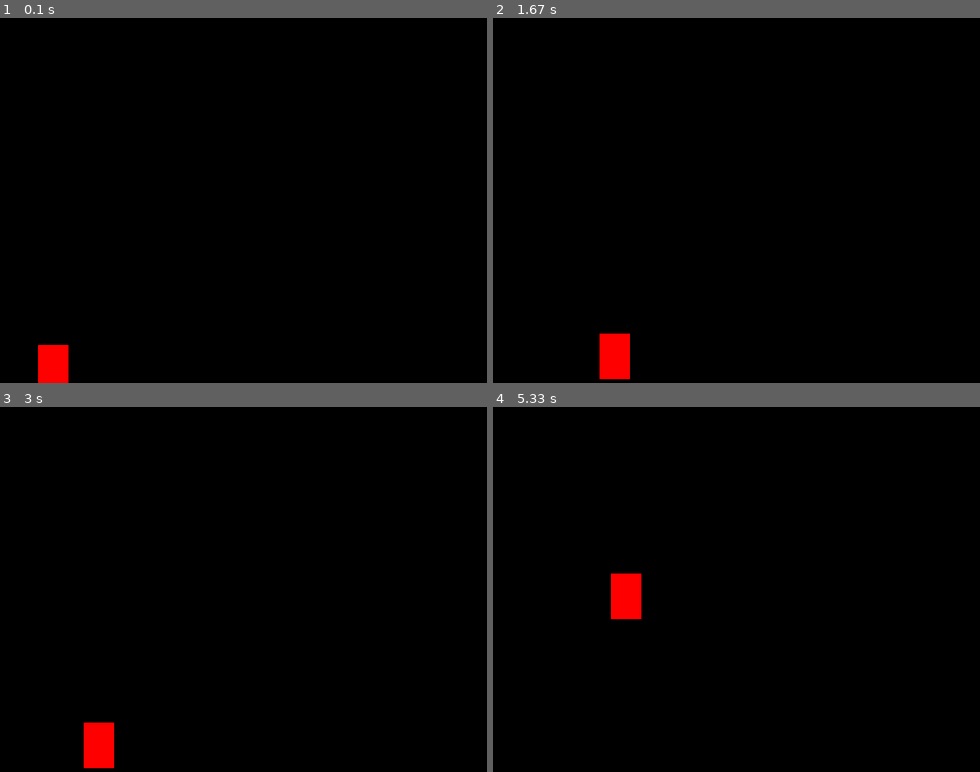
Above: before the commit, frames 1-4 (two rows, left to right).
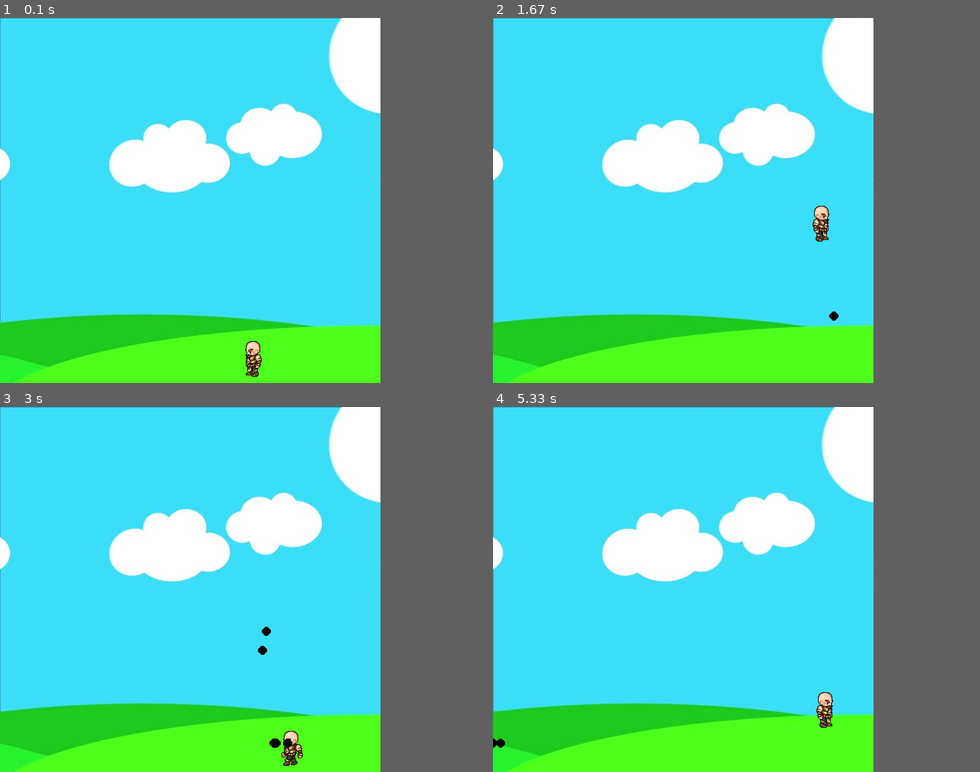
Above: after the commit, the same moments.

Repository: Mlekovsky/GameInPygame
Game: pygame game, started from Main.py
Same seed, same stepped clock (60 frames per second), same inputs: the game is played once before the commit and once after it.
Inputs:
- Up to frame 1 (0.1 s): no input
- Up to frame 2 (1.67 s): hold Space 0.33-0.8 s; hold Right 0.33-0.8 s; hold Right 0.83-1.3 s; tap Space at 0.9, 1.2, 1.4 s; hold Up 1.33-1.63 s
- Up to frame 3 (3 s): hold Right 1.67-2.13 s; tap Space at 1.73, 2.03, 2.23, 2.53, 2.8 s; hold Left 2.17-2.7 s; hold Left from 2.73 s (still down)
- Up to frame 4 (5.33 s): release Left at 3.13 s; hold Up 3.17-3.53 s; tap Space at 3.23, 3.63, 3.93, 4.3, 4.6, 4.8, 5.1, 5.3 s; hold Right 3.57-4.2 s; hold Left 4.23-4.7 s; hold Right 4.73-5.2 s; hold Up from 5.23 s (still down)
The window is 640x480 before the commit and 500x480 after it. Grey fills any space a smaller window leaves; there, only what the larger window draws over its background counts as a difference.

The runs differ from the first frame. In frame 1, 78% of the frame differs, in the area x 0-79%, y 0-100%; in frame 2, 78%; in frame 3, 78%; in frame 4, 78%.

Commit message:
Basic spirtes and animations

Diff:
--- a/Main.py
+++ b/Main.py
@@ -1,57 +1,132 @@
 import pygame
-
+#Basic initialization
 pygame.init()
 
-screenWidth = 640
+screenWidth = 500
 screenHeight = 480
 
 win = pygame.display.set_mode((screenWidth,screenHeight))
 pygame.display.set_caption("Pygame game!")
 
-x = 50
-y = 430
-width = 40
-height = 60
-vel = 5
+#Loading textures
+walkRight = [pygame.image.load('Resources/R1.png'), pygame.image.load('Resources/R2.png'), pygame.image.load('Resources/R3.png'), pygame.image.load('Resources/R4.png'), pygame.image.load('Resources/R5.png'), pygame.image.load('Resources/R6.png'), pygame.image.load('Resources/R7.png'), pygame.image.load('Resources/R8.png'), pygame.image.load('Resources/R9.png')]
+walkLeft = [pygame.image.load('Resources/L1.png'), pygame.image.load('Resources/L2.png'), pygame.image.load('Resources/L3.png'), pygame.image.load('Resources/L4.png'), pygame.image.load('Resources/L5.png'), pygame.image.load('Resources/L6.png'), pygame.image.load('Resources/L7.png'), pygame.image.load('Resources/L8.png'), pygame.image.load('Resources/L9.png')]
+bg = pygame.image.load('Resources/bg.jpg')
+char = pygame.image.load('Resources/standing.png')
 
-isJump = False
-jumpCount = 10
+class player(object):
+    def __init__(self, x, y, width, height):
+        self.x = x
+        self.y = y
+        self.width = width
+        self.height = height
+        self.vel = 5
+        self.isJump = False
+        self.jumpCount = 10
+        self.left = False
+        self.right = False
+        self.walkCount = 0
+        self.standing = True
 
+    def draw(self, win):
+        if self.walkCount + 1 >= 27:
+            self.walkCount = 0
+
+        if not(self.standing):
+            if self.left:
+                win.blit(walkLeft[self.walkCount //3], (self.x, self.y))
+                self.walkCount += 1
+            elif self.right:
+                win.blit(walkRight[self.walkCount //3], (self.x, self.y))
+                self.walkCount += 1
+        else:
+            if self.right:
+                win.blit(walkRight[0], (self.x, self.y))
+            else:
+                win.blit(walkLeft[0], (self.x, self.y))
+
+class projectile(object):
+    def __init__(self, x, y, radius, color, facing):
+        self.x = x
+        self.y = y
+        self.radius = radius
+        self.color = color
+        self.facing = facing
+        self.vel = 8 * facing
+
+    def draw(self, win):
+        pygame.draw.circle(win, self.color, (self.x, self.y), self.radius)
+
+
+#Basic variables to optimalize later
+clock = pygame.time.Clock()
+
+def redrawGameWindow():
+    win.blit(bg, (0,0))
+    mainPlayer.draw(win)
+    for bullet in bullets:
+        bullet.draw(win)
+    pygame.display.update()
+
+#Initialize objects
+mainPlayer = player(300, 410, 64, 64)
+bullets = []
 run = True
+
 while run:
+    clock.tick(27)
     pygame.time.delay(50)
 
     for event in pygame.event.get():
         if event.type == pygame.QUIT:
             run = False
 
+    for bullet in bullets:
+        if bullet.x < 500 and bullet.x > 0:
+            bullet.x += bullet.vel
+        else:
+            bullets.remove(bullet)
+
     keys = pygame.key.get_pressed()
 
-    if keys[pygame.K_LEFT] and x > vel:
-        x -= vel
-    if keys[pygame.K_RIGHT] and x < screenWidth - width - vel:
-        x += vel
-    if not(isJump):
-        if keys[pygame.K_UP] and y > vel:
-            y -= vel
-        if keys[pygame.K_DOWN] and y < screenHeight - height - vel:
-            y += vel
-        if keys[pygame.K_SPACE]:
-            isJump = True
+    if keys[pygame.K_SPACE]:
+        if(mainPlayer.left):
+            facing = -1
+        else:
+            facing = 1
+
+        if len(bullets) < 5:
+            bullets.append(projectile(round(mainPlayer.x + mainPlayer.width //2), round(mainPlayer.y + mainPlayer.height //2), 6, (0,0,0), facing))
+
+    if keys[pygame.K_LEFT] and mainPlayer.x > mainPlayer.vel:
+        mainPlayer.x -= mainPlayer.vel
+        mainPlayer.left = True
+        mainPlayer.right = False
+        mainPlayer.standing = False
+    elif keys[pygame.K_RIGHT] and mainPlayer.x < screenWidth - mainPlayer.width - mainPlayer.vel:
+        mainPlayer.x += mainPlayer.vel
+        mainPlayer.right = True
+        mainPlayer.left = False
+        mainPlayer.standing = False
     else:
-        if jumpCount >= -10:
+        mainPlayer.standing = True
+        mainPlayer.walkCount = 0
+
+    if not(mainPlayer.isJump):
+        if keys[pygame.K_UP]:
+            mainPlayer.isJump = True
+            mainPlayer.walkCount = 0
+    else:
+        if mainPlayer.jumpCount >= -10:
             neg = 1
-            if jumpCount < 0:
+            if mainPlayer.jumpCount < 0:
                 neg = -1
-            y -= (jumpCount ** 2) * 0.5 * neg
-            jumpCount -= 1
+            mainPlayer.y -= (mainPlayer.jumpCount ** 2) * 0.5 * neg
+            mainPlayer.jumpCount -= 1
         else:
-            isJump = False
-            jumpCount = 10
+            mainPlayer.isJump = False
+            mainPlayer.jumpCount = 10
 
-    win.fill((0,0,0))
-    pygame.draw.rect(win, (255,0,0), (x,y,width,height))
-    pygame.display.update()
-
+    redrawGameWindow()
 
 pygame.quit()
Binary file added: Resources/L1.png
Binary file added: Resources/L10E.png
Binary file added: Resources/L11E.png
Binary file added: Resources/L1E.png
Binary file added: Resources/L2.png
Binary file added: Resources/L2E.png
Binary file added: Resources/L3.png
Binary file added: Resources/L3E.png
Binary file added: Resources/L4.png
Binary file added: Resources/L4E.png
Binary file added: Resources/L5.png
Binary file added: Resources/L5E.png
(and 31 more such lines)
